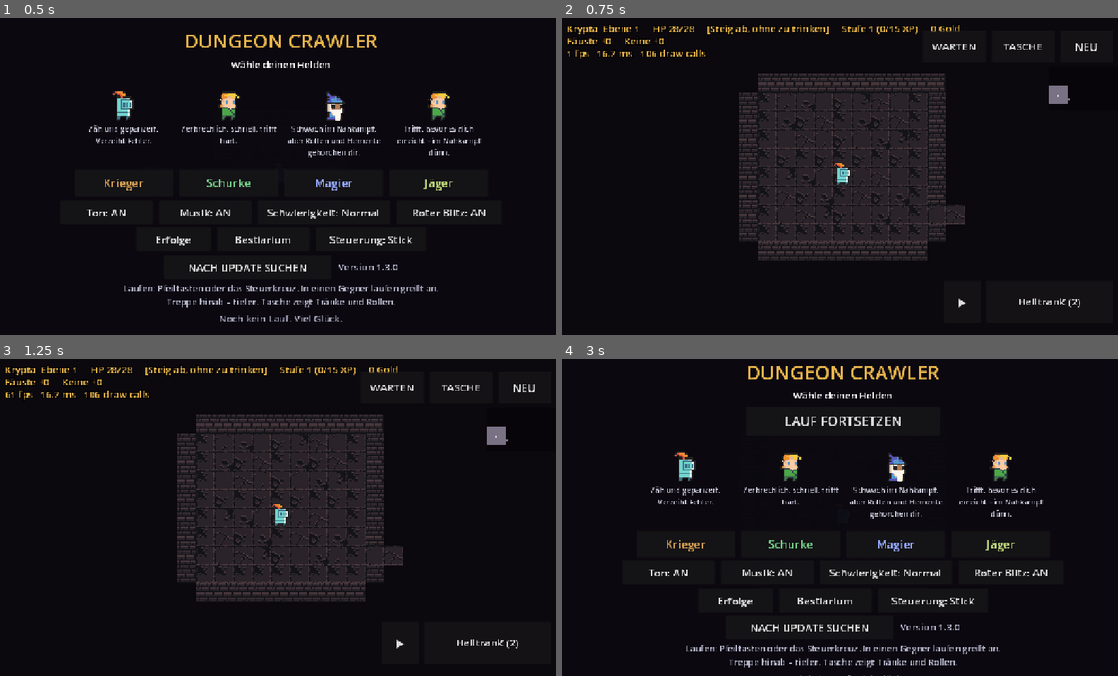
Above: before the commit, frames 1-4 (two rows, left to right).
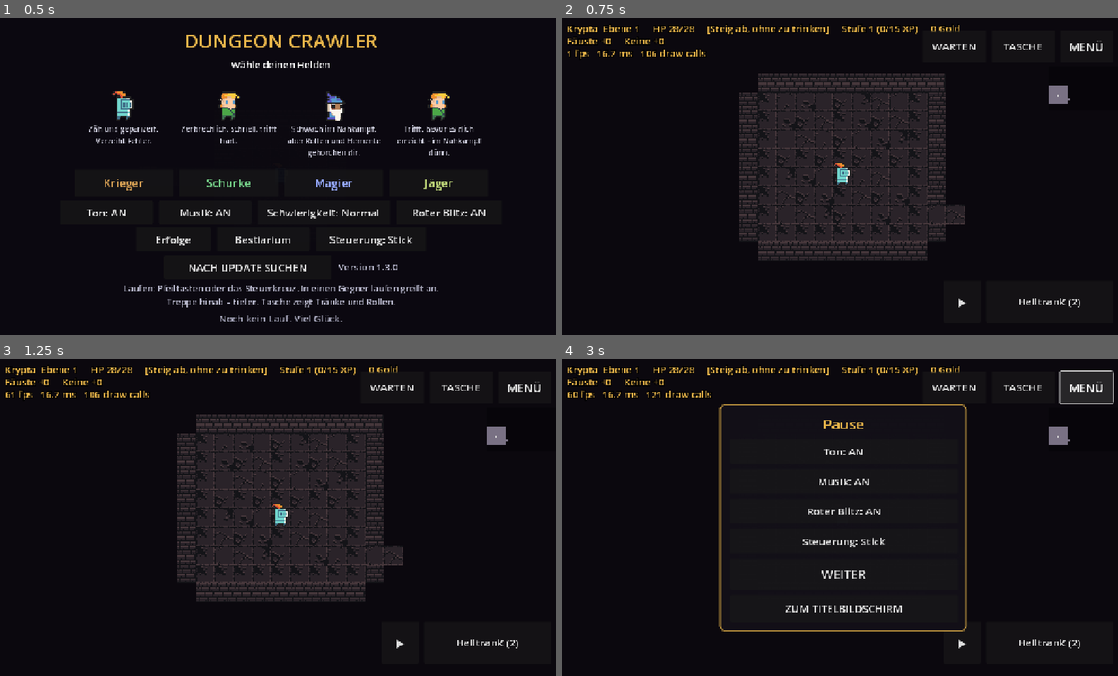
Above: after the commit, the same moments.

Repository: GermanDudeXX/dungeon-crawler
Game: Godot game, scene res://scenes/main.tscn
Two runs of this game, one before a commit and one after it. Both use one fixed random seed, a clock stepped at 60 frames per second and the inputs below.
Inputs (mouse positions are in pixels of both pictures, inside the frame that each line leads up to):
- Up to frame 1 (0.5 s): no input
- Up to frame 2 (0.75 s): click "Krieger" at 0.5 s
- Up to frame 3 (1.25 s): no input
- Up to frame 4 (3 s): click "Heiltrank (2)" at 1.25 s; click "WARTEN" at 2 s; click (1084, 387) at 2.75 s, where only the run before the commit has a clickable "NEU"

Frame 1 is identical in both runs. In frame 2, 0.1% of the frame differs, in the area x 91-98%, y 7-11%; in frame 3, 0.1%; in frame 4, 9.0%, in the area x 1-100%, y 2-100%.

Commit message:
Godot: Pausenmenü, Windows-Fassung, und ein Händler hinter dem anderen
- Ein Pausenmenü mitten im Lauf: Ton, Musik, roter Blitz und Steuerung
  liegen dort auf denselben Einstellungen wie auf dem Titelbildschirm.
  Die beiden Dinge, die man ändern will, merkt man ja beim Spielen - und
  dafür den Lauf zu verlassen, ist die falsche Antwort. Der Knopf oben
  rechts heißt jetzt MENÜ statt NEU; zum Titelbildschirm geht es von
  dort.
- Eine Windows-Export-Vorlage, alles in einer Datei: zwei Dateien, die
  zusammenbleiben müssen, sind eine zu viel für etwas, das man
  herunterlädt und doppelklickt.

Und zwei Fehler:

- wait_a_turn und shoot fragten nicht, ob gerade ein Fenster offen ist -
  in der Pause tickte die Welt also weiter. Jede Aktion hatte diese
  Frage für sich beantwortet, und jedes neue Fenster musste überall von
  Hand nachgetragen werden; genau das ist zweimal vergessen worden.
  Jetzt fragt eine Funktion, und die kann nicht halb aktualisiert sein.
- Ein Ladenbesitzer konnte auf einem Feld landen, das ein anderer
  Ladenbesitzer bereits abschneidet. Die vorhandene Prüfung konnte das
  nicht sehen: für sie ist jeder Händler eine Wand, auch der, um den es
  gerade geht. Jetzt muss ein Standort erreichbar sein, während die
  anderen als Wand zählen - und der Selbsttest prüft das für jeden Laden
  auf jeder Ebene.

Co-Authored-By: Claude Opus 5 <noreply@anthropic.com>
Claude-Session: https://claude.ai/code/session_01WQiUvBCjkdxtXigdz77eh9

Diff:
--- a/godot/scripts/game.gd
+++ b/godot/scripts/game.gd
@@ -118,6 +118,11 @@
 var _kin_list: VBoxContainer
 var _drink_button: Button
 var _shoot_button: Button
+var _pause_panel: PanelContainer
+var _pause_sound: Button
+var _pause_music: Button
+var _pause_flash: Button
+var _pause_pad: Button
 var _bag_panel: PanelContainer
 var _bag_list: VBoxContainer
 var _bag_stats: Label
@@ -911,9 +916,18 @@
 		# together with it there? Asked by the same function, so the two
 		# cannot drift apart - and they did: the crate check learned about
 		# loot long before this one did.
-		var blocked := {cell: true}
+		var others := {}
 		for shop in shops:
-			blocked[shop["cell"]] = true
+			others[shop["cell"]] = true
+		# The keeper has to be reachable themselves, with the keepers
+		# already standing counted as walls. _seals_something cannot ask
+		# this: to it every keeper is a wall, including the one being
+		# asked about, so a shop placed behind another shop looked fine
+		# and could never be walked to.
+		if not reachable_from(Vector2i(player.x, player.y), others).has(cell):
+			continue
+		var blocked := others.duplicate()
+		blocked[cell] = true
 		if _seals_something(blocked):
 			continue
 		return cell
@@ -1031,11 +1045,7 @@
 		recompute_fov()
 		paint()
 		return
-	if dead or choosing or step == Vector2i.ZERO or shop_open != null:
-		return
-	if player.pending_perks > 0 and _perk_panel != null and _perk_panel.visible:
-		return
-	if _bag_panel != null and _bag_panel.visible:
+	if busy() or step == Vector2i.ZERO:
 		return
 	var target := Vector2i(player.x + step.x, player.y + step.y)
 	# No squeezing through the gap between two wall corners. The step
@@ -2199,7 +2209,7 @@
 ## an effect nobody handles would be a potion that costs a turn and does
 ## nothing, which is worse than not having it.
 func drink() -> void:
-	if dead or choosing or player.potions <= 0:
+	if busy() or player.potions <= 0:
 		return
 	var id: String = player.selected_potion
 	if not player.potion_counts.has(id):
@@ -2416,7 +2426,7 @@
 ## on a phone, and asking for a target would mean a targeting mode for
 ## three scrolls.
 func read_scroll(id: String) -> void:
-	if dead or choosing or int(player.scrolls.get(id, 0)) <= 0:
+	if busy() or int(player.scrolls.get(id, 0)) <= 0:
 		return
 	var scroll := Data.scroll_by_id(id)
 	if player.scholar > 0.0 and rng.randf() < player.scholar:
@@ -2607,11 +2617,7 @@
 ## than a swing, and needs a moment before the next one - otherwise a bow
 ## is simply a sword that also works at range.
 func shoot() -> void:
-	if dead or choosing or shop_open != null or player.reach() <= 0:
-		return
-	if _bag_panel != null and _bag_panel.visible:
-		return
-	if player.pending_perks > 0 and _perk_panel != null and _perk_panel.visible:
+	if busy() or player.reach() <= 0:
 		return
 	if player.shot_cooldown > 0:
 		audio.play("denied")
@@ -2669,6 +2675,24 @@
 	paint()
 
 
+## Whether the game is currently taking orders at all.
+##
+## Every action asked this question for itself, and every new window -
+## the shop, the bag, the gift panel, the pause menu - had to be added to
+## each of them by hand. Waiting and shooting were each missed once. One
+## function, asked by all of them, cannot be half-updated.
+func busy() -> bool:
+	if dead or choosing or shop_open != null:
+		return true
+	if _bag_panel != null and _bag_panel.visible:
+		return true
+	if _pause_panel != null and _pause_panel.visible:
+		return true
+	if _perk_panel != null and _perk_panel.visible and player.pending_perks > 0:
+		return true
+	return false
+
+
 ## Stand still for a turn.
 ##
 ## Sounds like nothing and is not: regeneration, poison, burning and
@@ -2676,11 +2700,7 @@
 ## way to heal up before opening a door, and a Potion of Regeneration
 ## can only be drunk while running away.
 func wait_a_turn() -> void:
-	if dead or choosing or shop_open != null:
-		return
-	if _bag_panel != null and _bag_panel.visible:
-		return
-	if player.pending_perks > 0 and _perk_panel != null and _perk_panel.visible:
+	if busy():
 		return
 	say("Du wartest.")
 	_tick_poison()
@@ -3056,12 +3076,12 @@
 		at += 1
 
 	var again := Button.new()
-	again.text = "NEU"
+	again.text = "MENÜ"
 	again.custom_minimum_size = Vector2(size, size * 0.6)
 	again.set_anchors_preset(Control.PRESET_TOP_RIGHT)
 	again.position = Vector2(-pad - size, pad)
 	again.add_theme_font_size_override("font_size", 26)
-	again.pressed.connect(show_title)
+	again.pressed.connect(open_pause)
 	_play_ui.add_child(again)
 
 	_banner = Label.new()
@@ -3077,6 +3097,7 @@
 
 	_build_minimap()
 	_build_bag_panel()
+	_build_pause_panel()
 	_build_awards_panel()
 	_build_kin_panel()
 	_build_shop_panel()
@@ -3276,7 +3297,7 @@
 	match key:
 		KEY_ESCAPE:
 			if not close_topmost():
-				show_title()
+				open_pause()
 		KEY_G:
 			drink()
 		KEY_T:
@@ -3299,6 +3320,9 @@
 ## Shuts the topmost thing that is open and says whether there was one.
 ## The order is the order they sit in front of each other.
 func close_topmost() -> bool:
+	if _pause_panel != null and _pause_panel.visible:
+		close_pause()
+		return true
 	if _kin_panel != null and _kin_panel.visible:
 		close_kin()
 		return true
@@ -3316,6 +3340,79 @@
 		# keeps Escape from dropping the run instead.
 		return true
 	return false
+
+
+## The pause menu.
+##
+## The switches already exist on the title screen, but getting there
+## means leaving the run - and the two things anyone wants to change are
+## exactly the ones you notice while playing: the music, and whether the
+## stick or the pad is under your thumb. So they are here too, working on
+## the same settings.
+func _build_pause_panel() -> void:
+	_pause_panel = PanelContainer.new()
+	_pause_panel.custom_minimum_size = Vector2(560, 440)
+	_pause_panel.visible = false
+	_solid_panel(_pause_panel)
+	_hud.add_child(_centred(_pause_panel))
+
+	var column := VBoxContainer.new()
+	column.add_theme_constant_override("separation", 12)
+	_pause_panel.add_child(column)
+
+	var heading := Label.new()
+	heading.text = "Pause"
+	heading.horizontal_alignment = HORIZONTAL_ALIGNMENT_CENTER
+	heading.add_theme_font_size_override("font_size", 32)
+	heading.add_theme_color_override("font_color", Color(0.91, 0.71, 0.29))
+	column.add_child(heading)
+
+	_pause_sound = _pause_button(column, toggle_sound)
+	_pause_music = _pause_button(column, toggle_music)
+	_pause_flash = _pause_button(column, toggle_flash)
+	_pause_pad = _pause_button(column, toggle_pad)
+
+	var back := Button.new()
+	back.text = "WEITER"
+	back.custom_minimum_size = Vector2(0, 70)
+	back.add_theme_font_size_override("font_size", 28)
+	back.pressed.connect(close_pause)
+	column.add_child(back)
+
+	var leave := Button.new()
+	leave.text = "ZUM TITELBILDSCHIRM"
+	leave.custom_minimum_size = Vector2(0, 62)
+	leave.add_theme_font_size_override("font_size", 24)
+	# The run is saved on every finished floor, so leaving here loses at
+	# most the floor in progress - and the title screen offers it back.
+	leave.pressed.connect(func() -> void:
+		close_pause()
+		show_title())
+	column.add_child(leave)
+
+
+func _pause_button(column: VBoxContainer, action: Callable) -> Button:
+	var button := Button.new()
+	button.custom_minimum_size = Vector2(0, 56)
+	button.add_theme_font_size_override("font_size", 24)
+	button.pressed.connect(action)
+	column.add_child(button)
+	return button
+
+
+func open_pause() -> void:
+	if dead or choosing or _pause_panel == null:
+		return
+	_refresh_settings()
+	var holder := _pause_panel.get_parent()
+	if holder != null:
+		holder.move_to_front()
+	_pause_panel.visible = true
+
+
+func close_pause() -> void:
+	if _pause_panel != null:
+		_pause_panel.visible = false
 
 
 ## The bag: everything carried, on one screen, each line a button.
@@ -3994,6 +4091,11 @@
 		_difficulty_button.tooltip_text = level_of_play["desc"]
 	if _flash_button != null:
 		_flash_button.text = "Roter Blitz: %s" % ("AN" if settings.get("flash", true) else "AUS")
+	if _pause_sound != null:
+		_pause_sound.text = "Ton: %s" % ("AN" if settings["sound"] else "AUS")
+		_pause_music.text = "Musik: %s" % ("AN" if settings["music"] else "AUS")
+		_pause_flash.text = "Roter Blitz: %s" % ("AN" if settings.get("flash", true) else "AUS")
+		_pause_pad.text = "Steuerung: %s" % ("Kreuz" if settings.get("pad", false) else "Stick")
 	if _pad_button != null:
 		_pad_button.text = "Steuerung: %s" % ("Kreuz" if settings.get("pad", false) else "Stick")
 	_music_button.text = "Musik: %s" % ("AN" if settings["music"] else "AUS")
@@ -4174,6 +4276,7 @@
 ## the choice is never made against the corpse of the last run.
 func show_title() -> void:
 	choosing = true
+	close_pause()
 	close_bag()
 	if _perk_panel != null:
 		_perk_panel.visible = false
@@ -4214,6 +4317,7 @@
 
 func choose_class(id: String) -> void:
 	hero_class = id
+	close_pause()
 	close_awards()
 	close_bag()
 	if _perk_panel != null:
--- a/godot/scripts/selftest.gd
+++ b/godot/scripts/selftest.gd
@@ -683,6 +683,15 @@
 	if _game.chest != null and not open_cells.has(_game.chest["cell"]):
 		_complain("Truhe von Anfang an unerreichbar",
 			"Ebene %d, Truhe %s" % [_game.depth, str(_game.chest["cell"])])
+	for shop in _game.shops:
+		var others := {}
+		for other in _game.shops:
+			if other["cell"] != shop["cell"]:
+				others[other["cell"]] = true
+		if not _game.reachable_from(Vector2i(_game.player.x, _game.player.y),
+				others).has(shop["cell"]):
+			_complain("Ladenbesitzer selbst unerreichbar",
+				"Ebene %d, %s auf %s" % [_game.depth, shop["kind"], str(shop["cell"])])
 	for item in _game.items:
 		if not open_cells.has(item["cell"]):
 			_complain("Beute unerreichbar abgelegt",
@@ -2061,6 +2070,7 @@
 			_complain("Beben wirft niemanden zu Boden")
 		_game.monsters.erase(standing)
 
+	_settle()
 	# Blessing: a favour, and never a curse.
 	p.buffs.clear()
 	for _try in 12:
@@ -2082,6 +2092,7 @@
 	if keen.gain_xp(20) < gained or keen.xp <= plain.xp:
 		_complain("Jägerblut bringt keine zusätzliche Erfahrung")
 
+	_settle()
 	p.potion_mult = 2.0
 	p.max_hp = 300
 	p.hp = 100
@@ -2101,6 +2112,7 @@
 		_complain("Alchemie macht Tränke nicht stärker",
 			"%d gegen %d" % [strong, plainly])
 
+	_settle()
 	p.scholar = 1.0
 	p.scrolls["reveal"] = 1
 	_game.read_scroll("reveal")
@@ -2181,6 +2193,31 @@
 		_complain("Warten läuft trotz offener Tasche")
 	p.buffs.clear()
 	_game.close_bag()
+
+	# The pause menu has to stop the game too, and its switches have to
+	# be the same switches as on the title screen - two sets of settings
+	# that drift apart is worse than one set in an awkward place.
+	_game.open_pause()
+	if not _game._pause_panel.visible:
+		_complain("Pausenmenü öffnet nicht")
+	var was := Vector2i(p.x, p.y)
+	p.buffs["strength"] = 3
+	_game.try_move(Vector2i(1, 0))
+	_game.wait_a_turn()
+	if Vector2i(p.x, p.y) != was or int(p.buffs.get("strength", 0)) != 3:
+		_complain("Spiel läuft trotz Pause weiter")
+	var was_music: bool = _game.settings["music"]
+	_game.toggle_music()
+	if _game.settings["music"] == was_music:
+		_complain("Schalter im Pausenmenü tut nichts")
+	if _game.settings["music"] != Settings.read()["music"]:
+		_complain("Pausenmenü schreibt die Einstellung nicht")
+	_game.toggle_music()
+	p.buffs.clear()
+	_game.close_pause()
+	if _game._pause_panel.visible:
+		_complain("Pausenmenü schließt nicht")
+
 	_settle()
 
 
Not shown, changed: godot/export_presets.cfg
